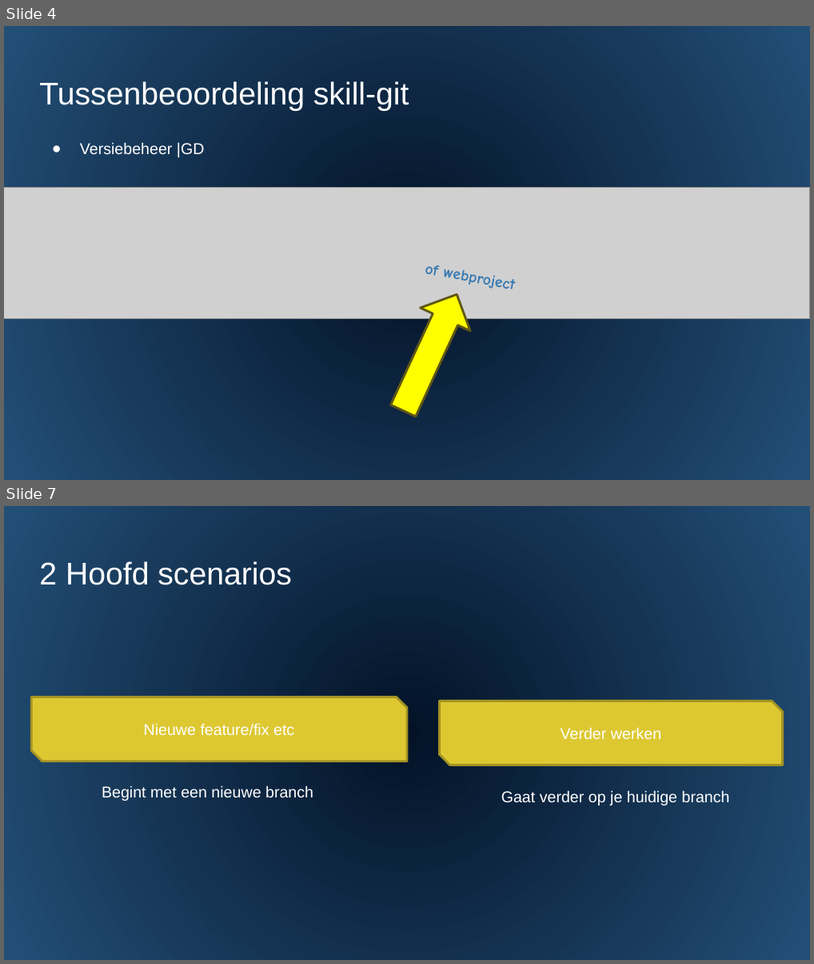
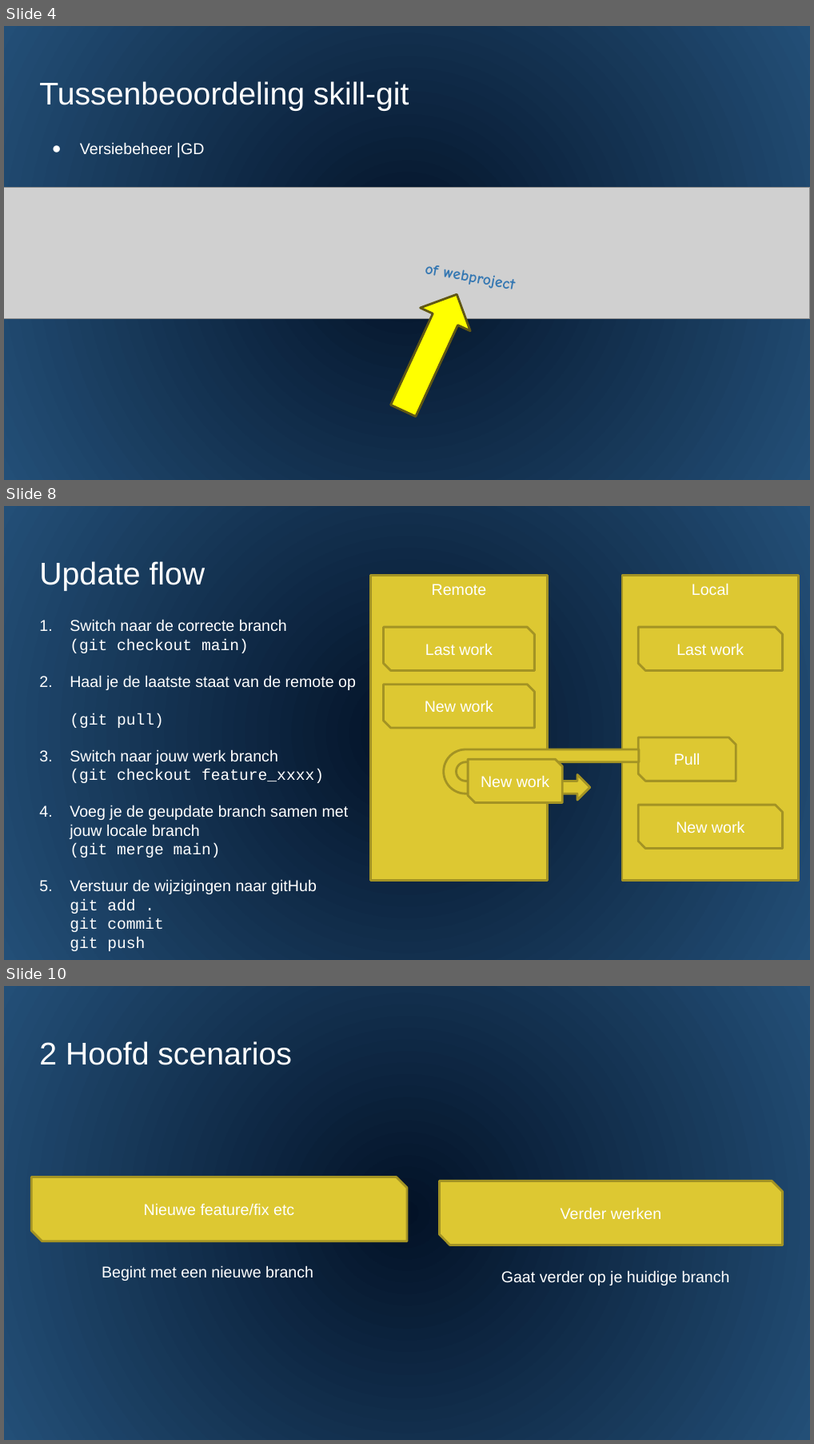
Before and after one commit to djsjollema/lessen-gamedevelopment, a slide deck: M2/Skill/4-Workflow/PowerPoint/4 workflow.pptx. Shown one above the other, each under a label of ours: slides 4 and 7 before the commit, slides 4, 8 and 10 after it; the slides between them are not shown. The pictures are 814x964 and 814x1444 pixels, drawn with LibreOffice and Linux fonts; fonts in the diff are those of the drawing; grey boxes stand for pictures. Boxes give left, top, right and bottom in pixels: in the first picture for what was removed or moved away, otherwise in the second. Text is boxed around its words. In the diff, an @@ line names an element or a change of style, - is before the commit and + after.

```diff
--- a/M2/Skill/4-Workflow/PowerPoint/4 workflow.pptx
+++ b/M2/Skill/4-Workflow/PowerPoint/4 workflow.pptx
@@ slide 8 added at <box>4,506,810,960</box>, background gradient #031227 to #234F77 @@
@@ title added at <box>39,561,206,591</box>, 28 pt, text #FFFFFF @@
+Update flow
@@ rectangle added at <box>371,576,547,880</box>, fill #DDC832, outline #A39425 2 pt, 14 pt, text #FFFFFF @@
+Remote
@@ rectangle added at <box>622,576,799,880</box>, fill #DDC832, outline #A39425 2 pt, 14 pt, text #FFFFFF @@
+Local
@@ text added at <box>70,619,356,951</box>, 14 pt, text #FFFFFF @@
+1. Switch naar de correcte branch
+   (git checkout main)
+2. Haal je de laatste staat van de remote op
+   (git pull)
+3. Switch naar jouw werk branch
+   (git checkout feature_xxxx)
+4. Voeg je de geupdate branch samen met jouw locale branch
+   (git merge main)
+5. Verstuur de wijzigingen naar gitHub
+   git add .
+   git commit
+   git push
@@ snip diag rect added at <box>384,627,534,671</box>, fill #DDC832, outline #A39425 2 pt, 14 pt, text #FFFFFF @@
+Last work
@@ snip diag rect added at <box>638,627,783,671</box>, fill #DDC832, outline #A39425 2 pt, 14 pt, text #FFFFFF @@
+Last work
@@ snip diag rect added at <box>384,684,534,728</box>, fill #DDC832, outline #A39425 2 pt, 14 pt, text #FFFFFF @@
+New work
@@ snip diag rect added at <box>638,737,736,781</box>, fill #DDC832, outline #A39425 2 pt, 14 pt, text #FFFFFF @@
+Pull
@@ uturn arrow added at <box>444,749,639,800</box>, fill #DDC832, outline #A39425 2 pt @@
@@ snip diag rect added at <box>469,760,563,803</box>, fill #DDC832, outline #A39425 2 pt, 14 pt, text #FFFFFF @@
+New work
@@ snip diag rect added at <box>638,804,783,848</box>, fill #DDC832, outline #A39425 2 pt, 14 pt, text #FFFFFF @@
+New work
@@ what was slide 7 is now slide 10 @@
```
Also in this commit, not shown: 4 slides changed, 3 other slides added, 1 other file.
